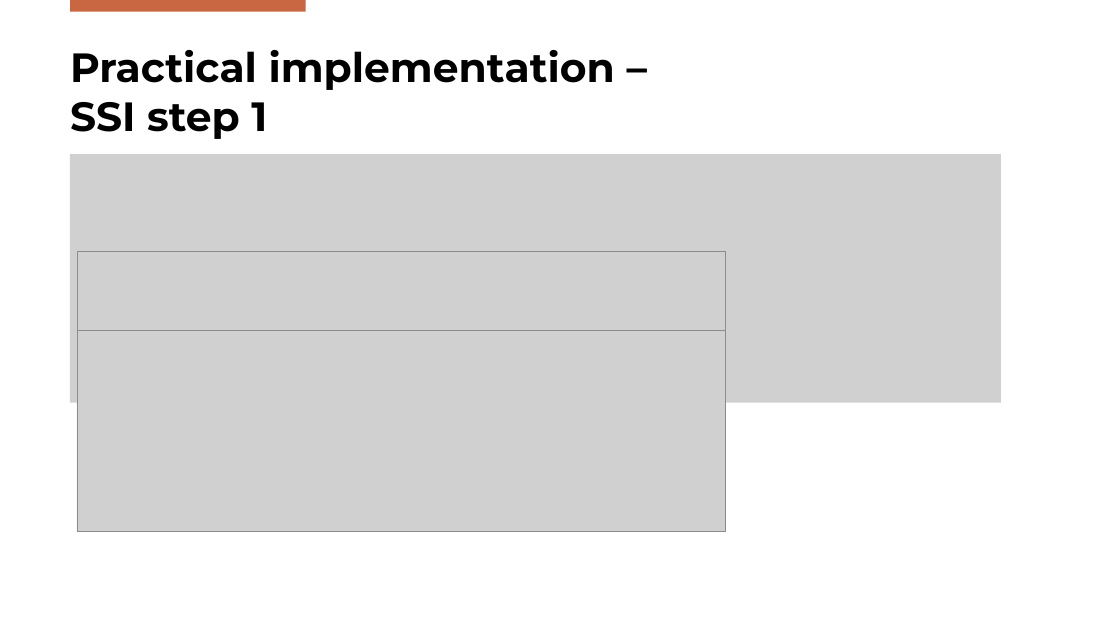
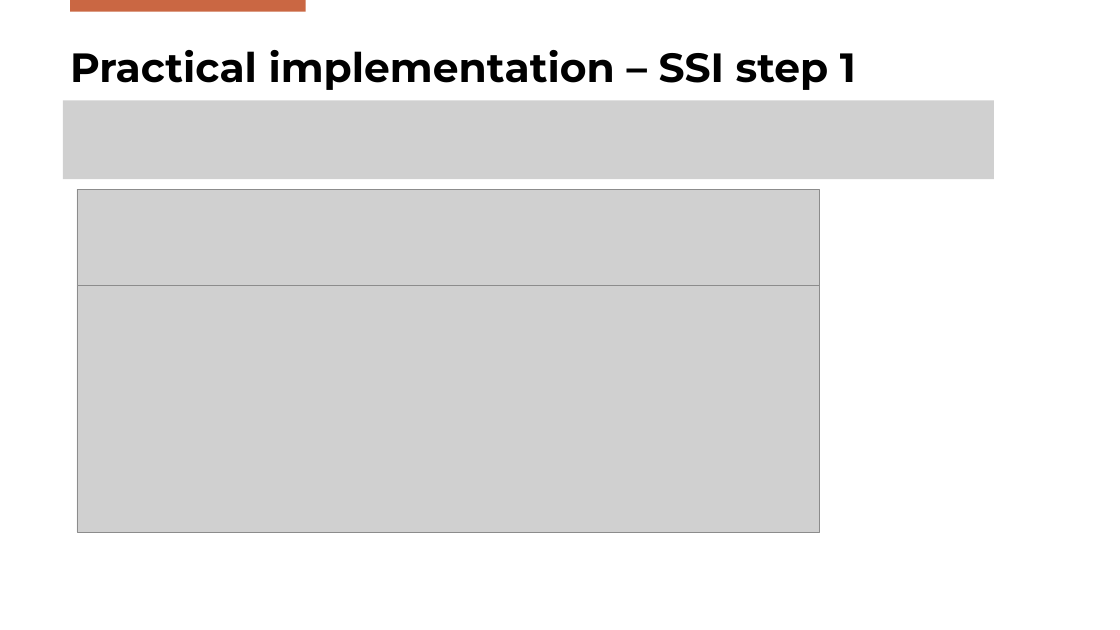
Before and after one commit to Gabriele-Mazzoleni/Progetto_ALES_aa_2025_2026, a slide deck: slide 18 of SPC_Presentation.pptx. Drawn at 1120x630 pixels with LibreOffice and Linux fonts; fonts in the diff are those of the drawing; grey boxes stand for pictures; background and template pictures are left out. Boxes give left, top, right and bottom in pixels: in the first picture for what was removed or moved away, otherwise in the second. Text is boxed around its words. In the diff, an @@ line names an element or a change of style, - is before the commit and + after.

```diff
--- a/SPC_Presentation.pptx
+++ b/SPC_Presentation.pptx
@@ title "Practical implementation – SSI step ..." rewrapped from <box>70,50,615,139</box> to <box>70,50,856,90</box> @@
@@ picture added at <box>63,100,994,179</box> @@
@@ picture removed at <box>70,154,1001,402</box> @@
@@ picture: place and size @@
-picture at <box>77,251,727,330</box>
+picture at <box>77,189,819,286</box>
@@ picture: place and size @@
-picture at <box>77,331,727,533</box>
+picture at <box>77,286,819,532</box>
```
Also in this commit, not shown: 16 other slides changed, 3 slides added, 1 slide removed, 1 other file.
